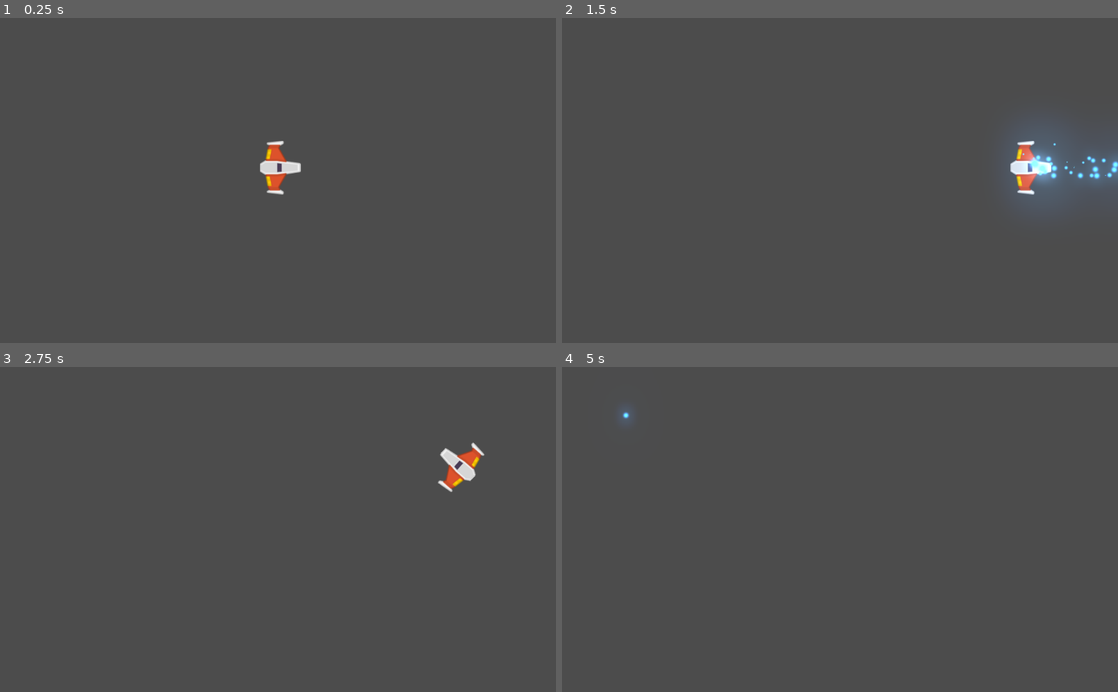
Above: before the commit, frames 1-4 (two rows, left to right).
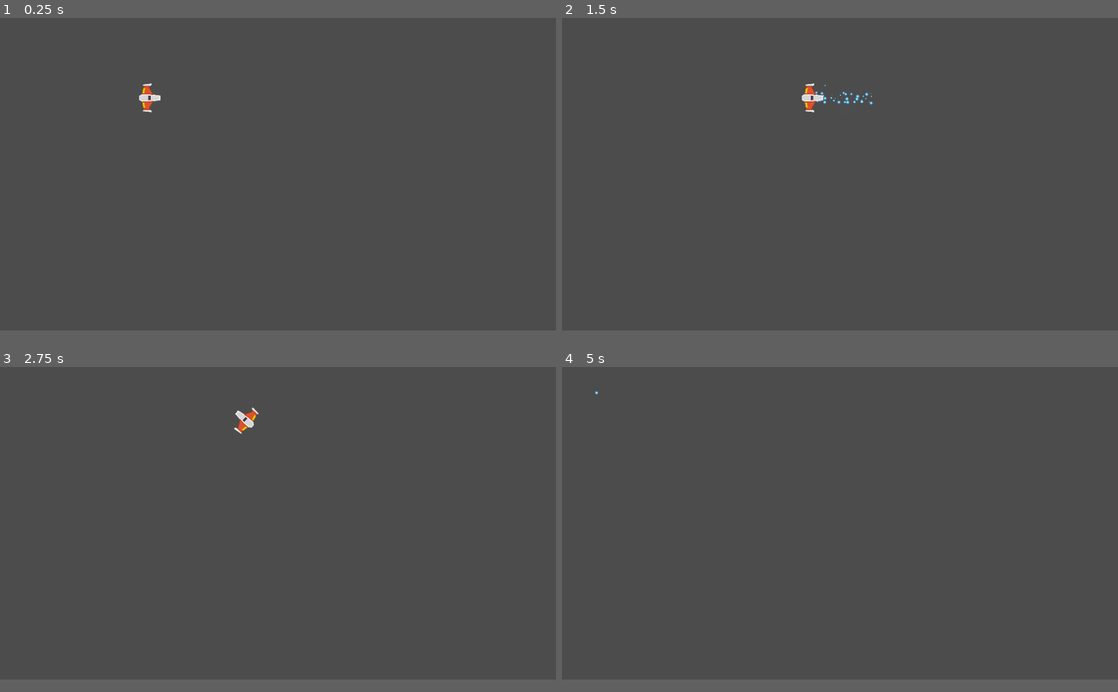
Above: after the commit, the same moments.

Repository: BianchiJoel/Meteoritos_Juego
Game: Godot game, scene res://Juego/Naves/Player/Player.tscn
Same seed, same stepped clock (60 frames per second), same inputs: the game is played once before the commit and once after it.
Inputs (mouse positions are in pixels of both pictures, inside the frame that each line leads up to):
- Up to frame 1 (0.25 s): no input
- Up to frame 2 (1.5 s): tap Enter at 0.5 s; move the mouse to (962, 164) at 0.52 s; hold W (mover_adelante) 0.53-1.28 s; hold Space (disparo_principal) 0.53-1.28 s; move the mouse to (728, 196) at 1.27 s; hold S (mover_atras) from 1.28 s (still down); right-click (728, 196) at 1.35 s
- Up to frame 3 (2.75 s): move the mouse to (333, 458) at 2.02 s; release S (mover_atras) at 2.03 s; hold W (mover_adelante) from 2.03 s (still down); hold A (rotar_antihorario) from 2.03 s (still down)
- Up to frame 4 (5 s): move the mouse to (812, 594) at 2.77 s; release A (rotar_antihorario) at 2.78 s; tap D (rotar_horario) at 2.85 s; move the mouse to (1006, 578) at 3.52 s; release W (mover_adelante) at 3.53 s; hold Space (disparo_principal) 3.53-4.28 s; hold S (mover_atras) from 3.53 s (still down); move the mouse to (673, 480) at 4.27 s; right-click (673, 480) at 4.35 s
In our replay, the window is 800x468 before the commit and 800x450 after it. These sizes can differ from the game's own. Grey fills any space a smaller window leaves; there, only what the larger window draws over its background counts as a difference.

The runs differ from the first frame. In frame 1, 0.8% of the frame differs, in the area x 25-55%, y 20-55%; in frame 2, 3.2%, in the area x 43-100%, y 20-57%; in frame 3, 0.8%; in frame 4, less than 0.1%.

Commit message:
Proyectil
Proyectil player y enemigo configurados

Diff:
--- a/Juego/Naves/Player/Player.tscn
+++ b/Juego/Naves/Player/Player.tscn
@@ -12,7 +12,10 @@
 radius = 38.096
 
 [node name="Player" type="RigidBody2D"]
-position = Vector2( 516.19, 276.209 )
+position = Vector2( 517.688, 276.209 )
+z_index = 50
+z_as_relative = false
+collision_mask = 22
 physics_material_override = SubResource( 1 )
 gravity_scale = 0.0
 linear_damp = 1.0
--- a/Juego/Proyectiles/Laser/LaserBeam2D.tscn
+++ b/Juego/Proyectiles/Laser/LaserBeam2D.tscn
@@ -62,8 +62,11 @@
 color_ramp = SubResource( 2 )
 
 [node name="LaserBeam2D" type="RayCast2D"]
+z_index = 41
+z_as_relative = false
 enabled = true
 cast_to = Vector2( 0, 0 )
+collision_mask = 6
 script = ExtResource( 1 )
 
 [node name="FillLine2D" type="Line2D" parent="."]
--- a/Juego/Proyectiles/Proyectil.tscn
+++ b/Juego/Proyectiles/Proyectil.tscn
@@ -6,10 +6,14 @@
 
 [sub_resource type="CapsuleShape2D" id=1]
 radius = 7.6466
-height = 32.8372
+height = 31.9219
 
 [node name="Proyectil" type="Area2D"]
 position = Vector2( 514.004, 269.285 )
+z_index = 40
+z_as_relative = false
+collision_layer = 8
+collision_mask = 6
 script = ExtResource( 2 )
 __meta__ = {
 "_edit_group_": true
--- /dev/null
+++ b/Juego/Proyectiles/ProyectilEnemigo.tscn
@@ -0,0 +1,29 @@
+[gd_scene load_steps=4 format=2]
+
+[ext_resource path="res://Juego/Proyectiles/Proyectil.tscn" type="PackedScene" id=1]
+[ext_resource path="res://Juego/Proyectiles/Proyectil_Enemigo.png" type="Texture" id=2]
+
+[sub_resource type="CapsuleShape2D" id=1]
+radius = 7.6225
+height = 22.4131
+
+[node name="ProyectilEnemigo" instance=ExtResource( 1 )]
+position = Vector2( 512.882, 268.443 )
+z_index = 39
+collision_layer = 16
+collision_mask = 5
+
+[node name="Sprite" parent="." index="0"]
+modulate = Color( 0, 1.3, 0.34, 1 )
+scale = Vector2( 1, 1 )
+texture = ExtResource( 2 )
+
+[node name="CollisionShape2D" parent="." index="1"]
+visible = true
+position = Vector2( 0.0477295, -0.140381 )
+shape = SubResource( 1 )
+
+[node name="VisibilityNotifier2D" parent="." index="2"]
+visible = true
+position = Vector2( 0.140156, -0.140321 )
+scale = Vector2( 1.86264, 0.717909 )
--- /dev/null
+++ b/Juego/Proyectiles/ProyectilPlayer.tscn
@@ -0,0 +1,23 @@
+[gd_scene load_steps=3 format=2]
+
+[ext_resource path="res://Juego/Proyectiles/Proyectil.tscn" type="PackedScene" id=1]
+
+[sub_resource type="CapsuleShape2D" id=1]
+radius = 5.28354
+height = 28.0029
+
+[node name="ProyectilPlayer" instance=ExtResource( 1 )]
+position = Vector2( 515.788, 269.731 )
+
+[node name="Sprite" parent="." index="0"]
+scale = Vector2( 1, 1 )
+
+[node name="CollisionShape2D" parent="." index="1"]
+visible = true
+position = Vector2( 0.00598145, -0.148743 )
+shape = SubResource( 1 )
+
+[node name="VisibilityNotifier2D" parent="." index="2"]
+visible = true
+position = Vector2( 9.94205e-05, -0.14865 )
+scale = Vector2( 1.94486, 0.492428 )
--- a/project.godot
+++ b/project.godot
@@ -44,13 +44,24 @@
 
 [application]
 
-config/name="Meteoritos_Juego"
+config/name="Meteoritos"
 run/main_scene="res://Juego/Naves/Player/Player.tscn"
-config/icon="res://icon.png"
+config/icon="res://player_orange.png"
 
 [autoload]
 
 Eventos="*res://Juego/Autoloads/Eventos.gd"
+
+[display]
+
+window/size/width=1920
+window/size/height=1080
+window/size/resizable=false
+window/size/always_on_top=true
+window/size/test_width=1280
+window/size/test_height=720
+window/stretch/mode="2d"
+window/stretch/aspect="keep"
 
 [input]
 
@@ -90,6 +101,14 @@
  ]
 }
 
+[layer_names]
+
+2d_physics/layer_1="player"
+2d_physics/layer_2="enemigo"
+2d_physics/layer_3="meteorito"
+2d_physics/layer_4="proyectil_player"
+2d_physics/layer_5="proyectil_enemigo"
+
 [rendering]
 
 environment/default_environment="res://default_env.tres"
Binary file added: Juego/Proyectiles/Proyectil_Enemigo.png
Not shown, added: Juego/Proyectiles/Proyectil_Enemigo.png.import
Binary file added: player_orange.png
Not shown, added: player_orange.png.import
